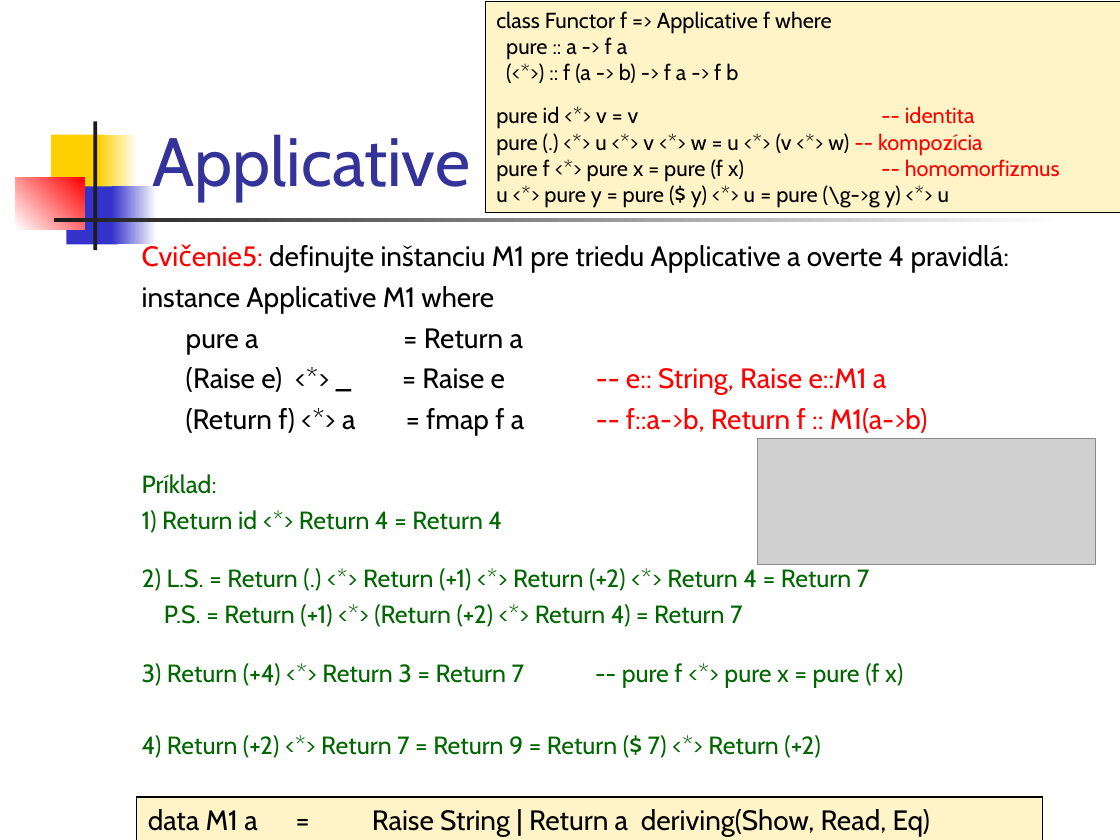
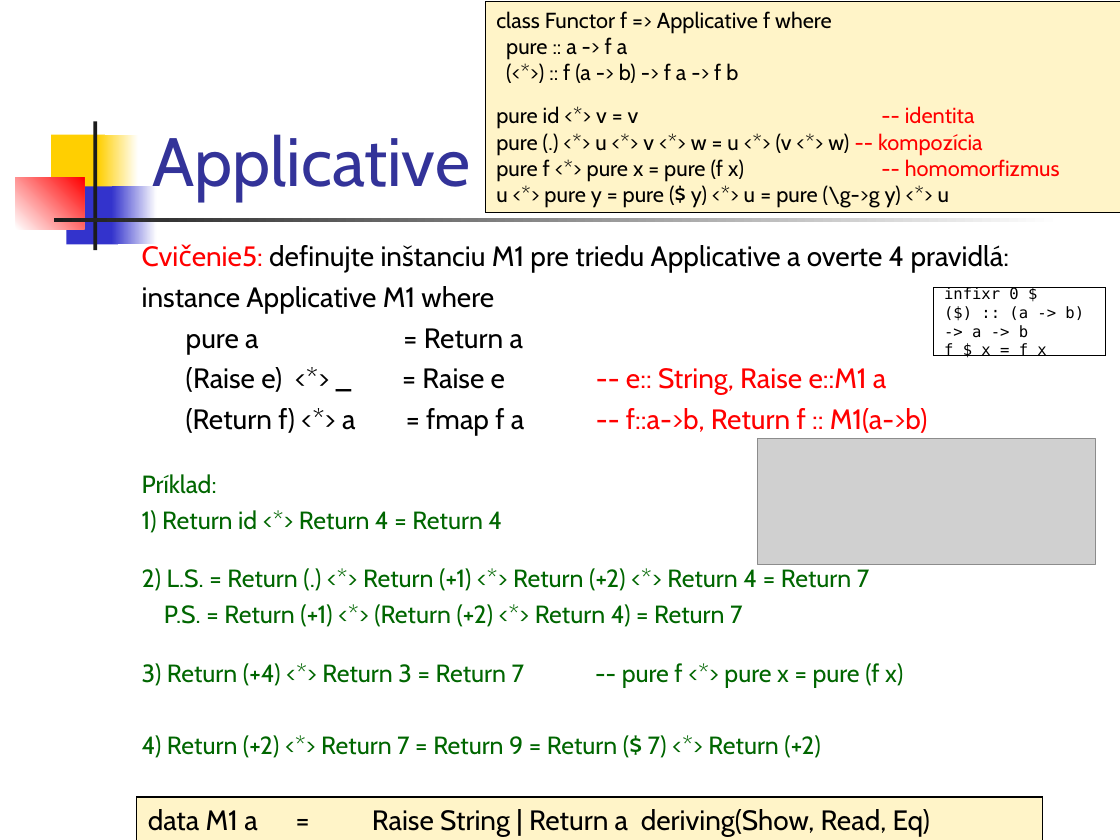
Before and after one commit to Funkcionalne/Prednasky, a slide deck: slide 16 of 11/11_fpro.ppt. Drawn at 1120x840 pixels with LibreOffice and Linux fonts; fonts in the diff are those of the drawing; grey boxes stand for pictures. Boxes give left, top, right and bottom in pixels: in the first picture for what was removed or moved away, otherwise in the second. Text is boxed around its words. In the diff, an @@ line names an element or a change of style, - is before the commit and + after.

```diff
--- a/11/11_fpro.ppt
+++ b/11/11_fpro.ppt
@@ rectangle added at (933, 288, 1105, 355), outline #000000 0.74 pt, 10 pt, text #000000 @@
+infixr 0 $
+($) :: (a -> b) -> a -> b
+f $ x = f x
```
Also in this commit, not shown: 5 other slides changed, 8 other files.
